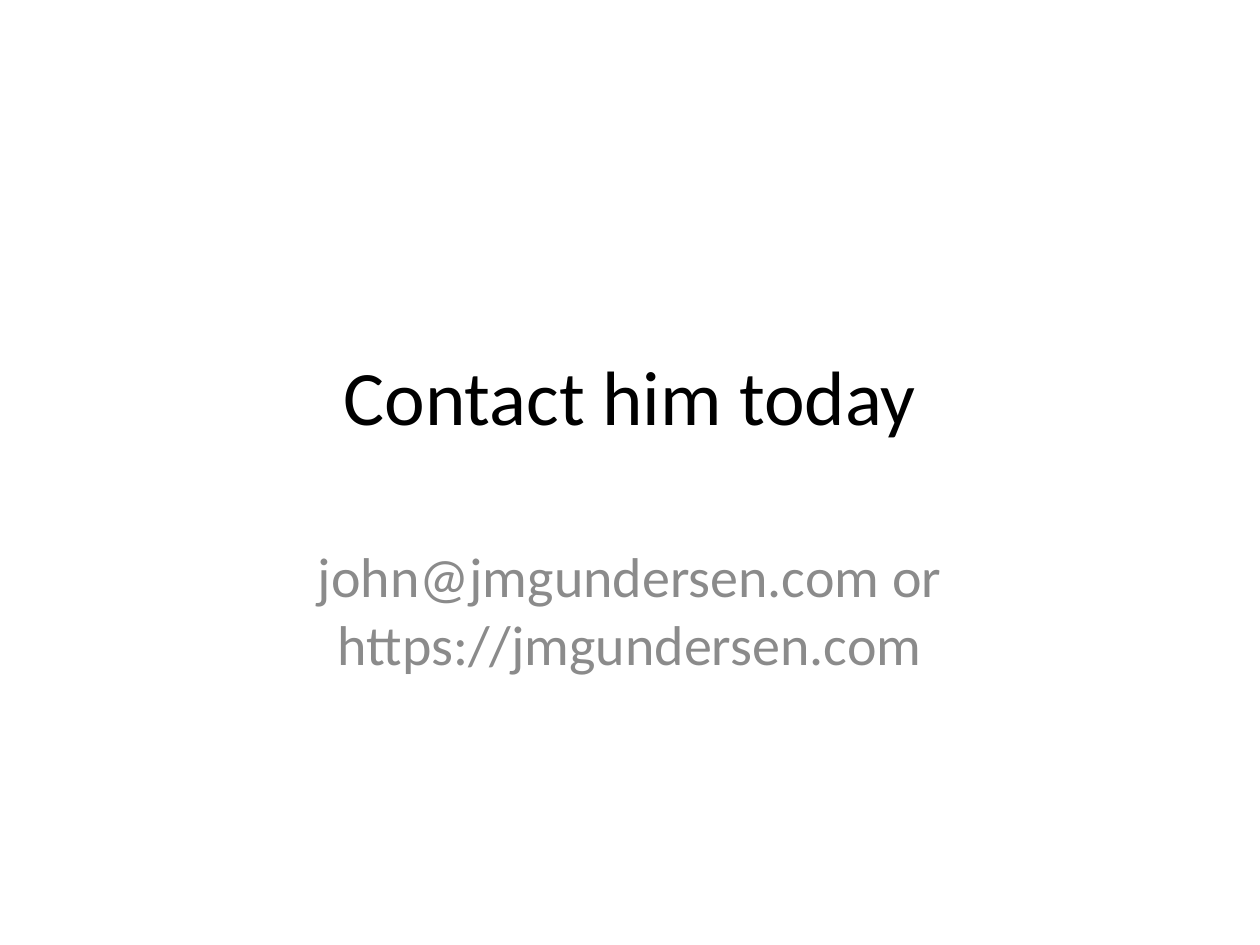
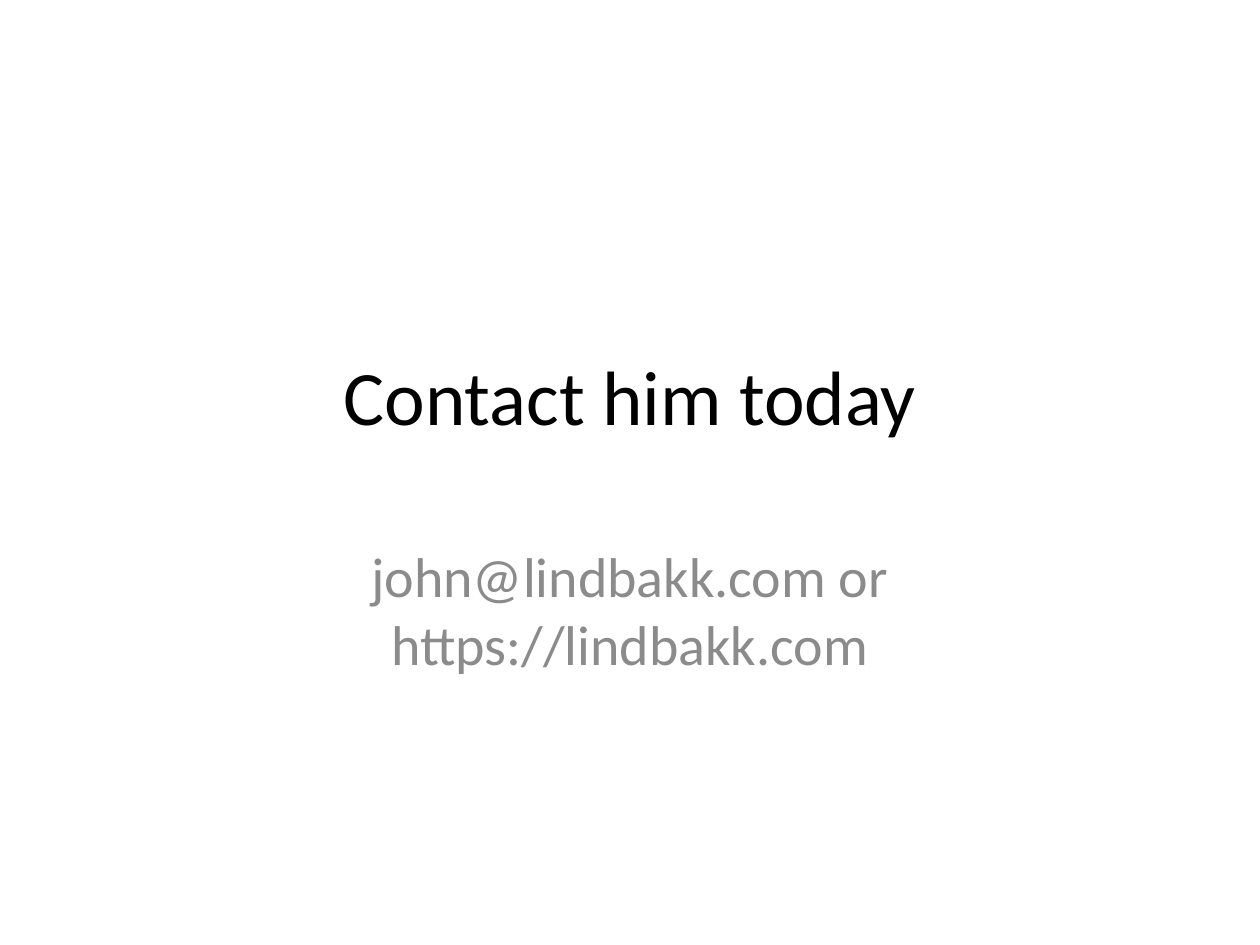
Before and after one commit to atomfinger/resume, a slide deck: slide 9 of resume.pptx (slide 8 before the commit). Drawn at 1260x945 pixels with LibreOffice and Linux fonts; fonts in the diff are those of the drawing. Boxes give left, top, right and bottom in pixels: in the first picture for what was removed or moved away, otherwise in the second. Text is boxed around its words. In the diff, an @@ line names an element or a change of style, - is before the commit and + after.

```diff
--- a/resume.pptx
+++ b/resume.pptx
@@ subtitle at <box>371,558,888,674</box>: text changed @@
-john@jmgundersen.com or https://jmgundersen.com
+john@lindbakk.com or https://lindbakk.com
```
Also in this commit, not shown: 5 other slides changed, 2 slides added, 1 slide removed, 12 other files.
